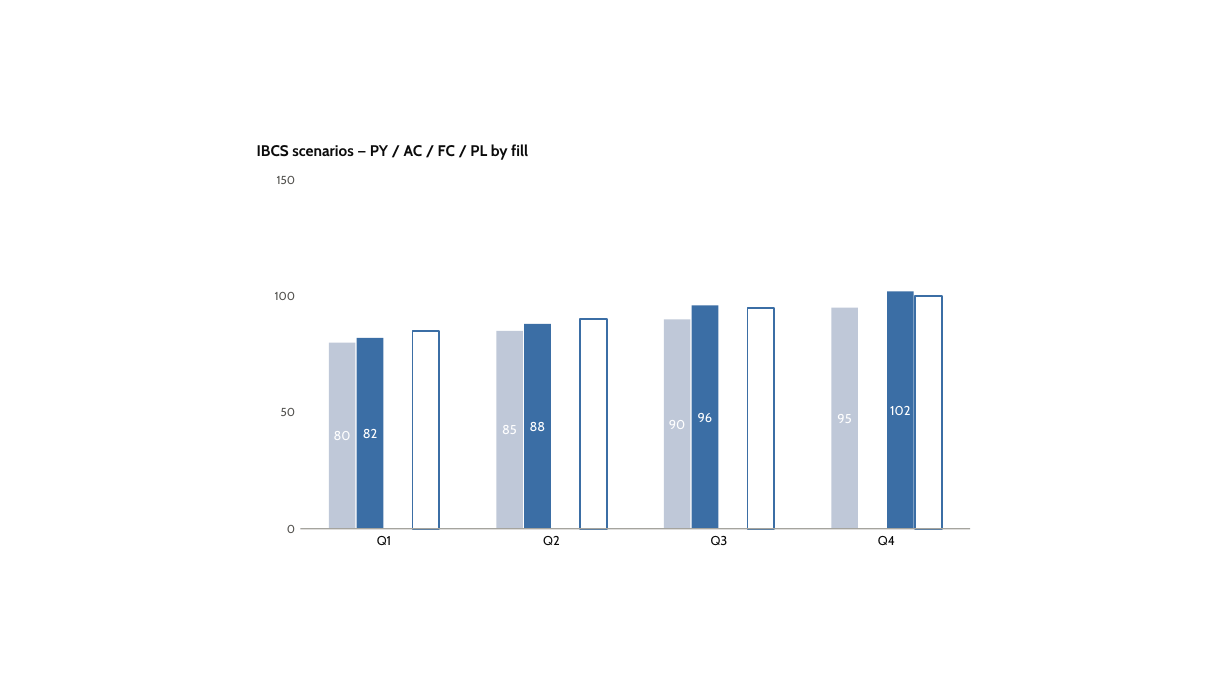
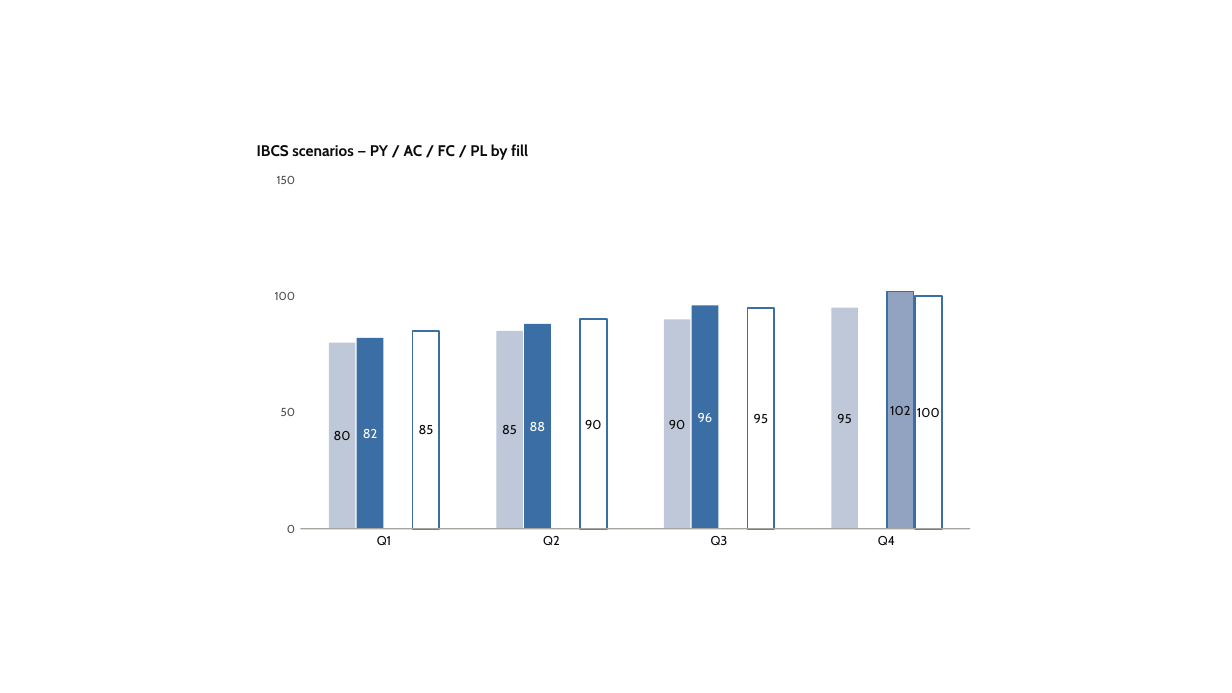
Before and after one commit to dannbleeker/PowerChart, a slide deck: slide 28 of examples/showcase.pptx. Drawn at 1232x693 pixels with LibreOffice and Linux fonts; fonts in the diff are those of the drawing. Boxes give left, top, right and bottom in pixels: in the first picture for what was removed or moved away, otherwise in the second. Text is boxed around its words. In the diff, an @@ line names an element or a change of style, - is before the commit and + after.

```diff
--- a/examples/showcase.pptx
+++ b/examples/showcase.pptx
@@ rectangle at (887, 291, 914, 529): fill #3B6EA5 to #91A3C1; outline none to #3B6EA5 1 pt @@
@@ text added at (754, 414, 768, 423), 10 pt, text #0B0B0B @@
+95
@@ text colour #FFFFFF to #0B0B0B in 5 elements at (334, 431, 351, 440), (502, 425, 517, 434), (669, 420, 685, 429), (837, 414, 851, 423), (890, 406, 910, 415) @@
@@ text added at (917, 408, 940, 417), 10 pt, text #0B0B0B @@
+100
@@ text added at (419, 425, 434, 434), 10 pt, text #0B0B0B @@
+85
@@ text added at (585, 420, 601, 429), 10 pt, text #0B0B0B @@
+90
```
Also in this commit, not shown: 1 other slide changed, 2 other files.
